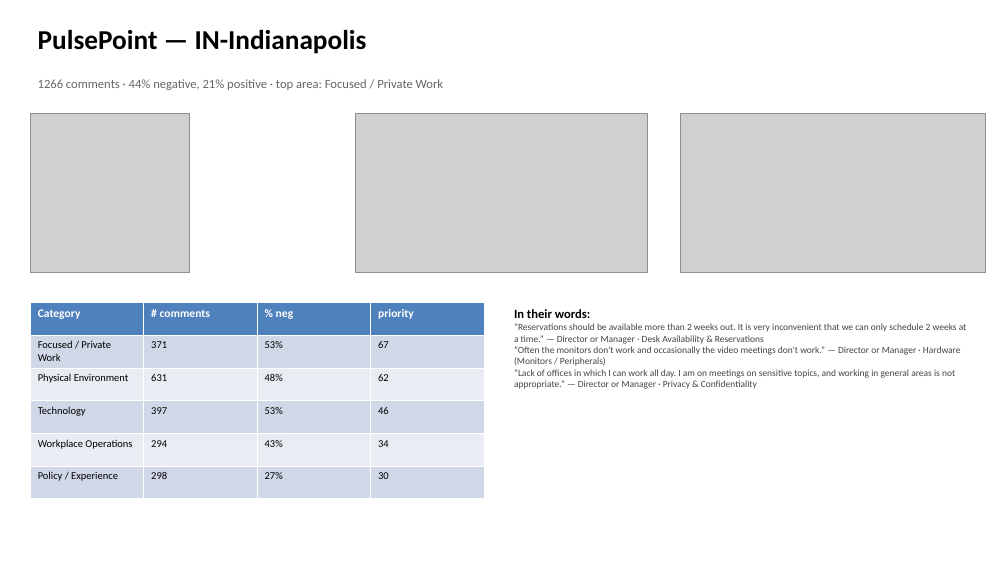
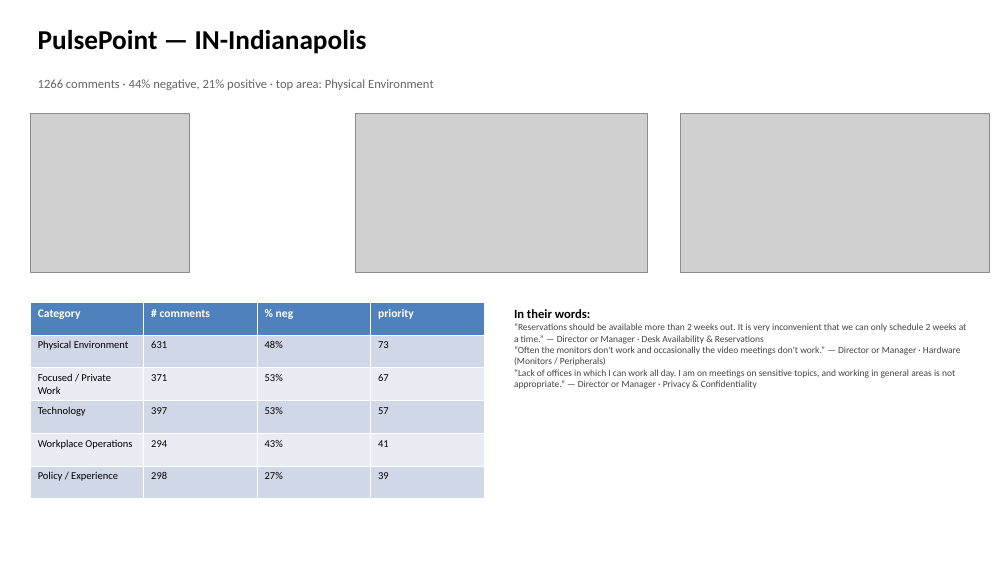
Before and after one commit to zashouri91/PPindex, a slide deck: slide 1 of samples/Indianapolis_one-pager.pptx. Drawn at 1008x567 pixels with LibreOffice and Linux fonts; fonts in the diff are those of the drawing; grey boxes stand for pictures. Boxes give left, top, right and bottom in pixels: in the first picture for what was removed or moved away, otherwise in the second. Text is boxed around its words. In the diff, an @@ line names an element or a change of style, - is before the commit and + after.

```diff
--- a/samples/Indianapolis_one-pager.pptx
+++ b/samples/Indianapolis_one-pager.pptx
@@ text at [38, 79, 434, 90]: text changed @@
-1266 comments · 44% negative, 21% positive · top area: Focused / Private Work
+1266 comments · 44% negative, 21% positive · top area: Physical Environment
@@ picture: place and size @@
-picture at [681, 113, 985, 272]
+picture at [681, 113, 990, 272]
@@ table at [30, 302, 484, 499] @@
+row 2: Physical Environment | 631 | 48% | 73
-row 3: Physical Environment | 631 | 48% | 62
-row 4: Technology | 397 | 53% | 46
-row 5: Workplace Operations | 294 | 43% | 34
-row 6: Policy / Experience | 298 | 27% | 30
+row 4: Technology | 397 | 53% | 57
+row 5: Workplace Operations | 294 | 43% | 41
+row 6: Policy / Experience | 298 | 27% | 39
```
Also in this commit, not shown: 11 other files.
